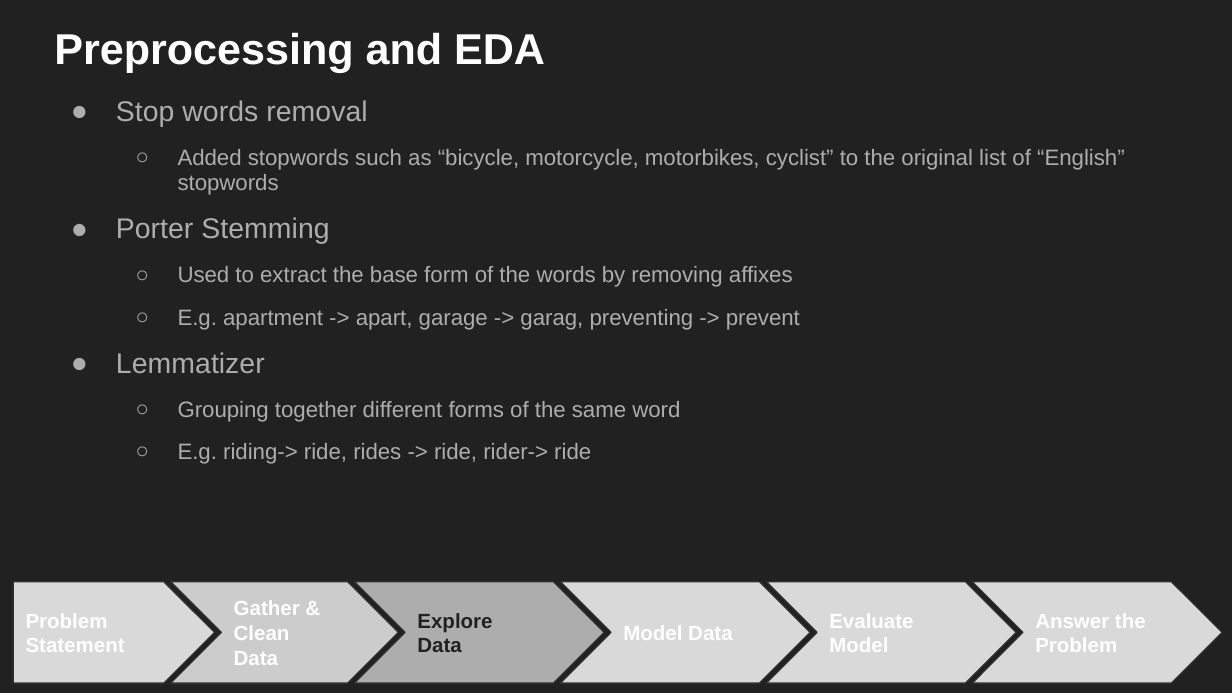
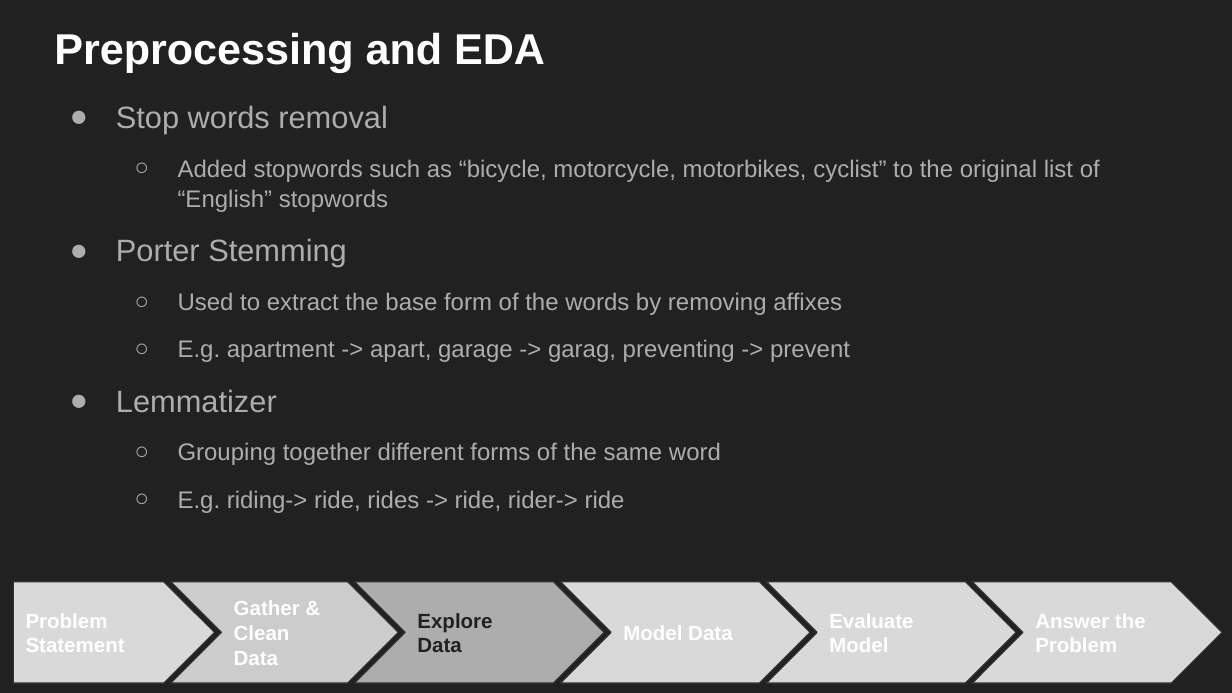
Before and after one commit to ethan-eplee/Subreddit-Classification, a slide deck: slide 5 of presentation/NLP SubReddit Classification.pptx. Drawn at 1232x693 pixels with LibreOffice and Linux fonts; fonts in the diff are those of the drawing. Boxes give left, top, right and bottom in pixels: in the first picture for what was removed or moved away, otherwise in the second. Text is boxed around its words. In the diff, an @@ line names an element or a change of style, - is before the commit and + after.

```diff
--- a/presentation/NLP SubReddit Classification.pptx
+++ b/presentation/NLP SubReddit Classification.pptx
@@ text "Stop words removal" at <box>116,105,1100,513</box>: size 16.6 to 18 pt in "Stop words removal", "Porter Stemming", "Lemmatizer"; size 12.9 to 14 pt in "Added stopwords such as “bicycle, motorcycle, motorbikes, ...", "Used to extract the base form of ...", "E.g. apartment -> apart, garage -> garag, ...", "Grouping together different forms of the same ..." and 1 more places; indent changed; line spacing 0.95 to 1.05; more space between paragraphs @@
```
Also in this commit, not shown: 7 other slides changed, 3 slides added, 2 other files.
